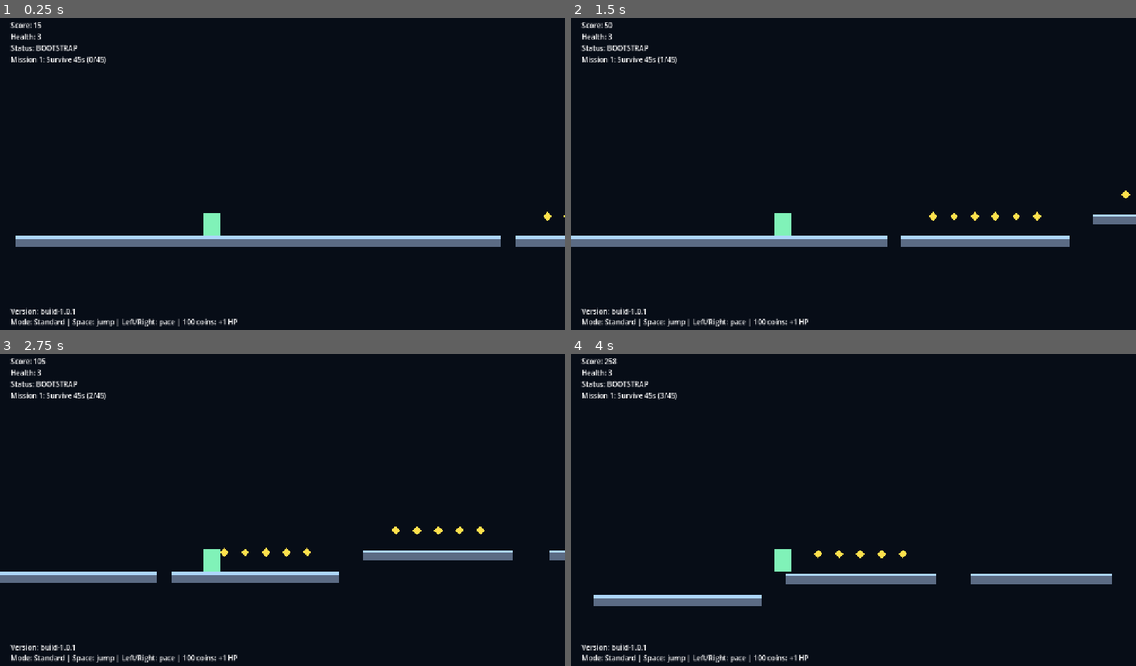
Above: before the commit, frames 1-4 (two rows, left to right).
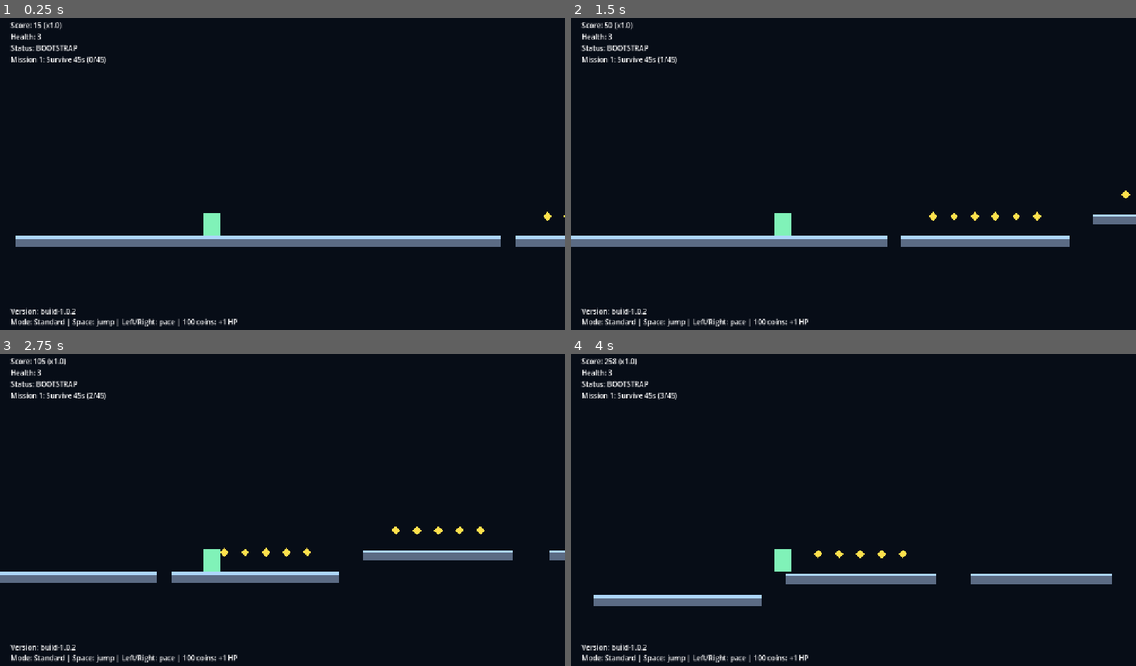
Above: after the commit, the same moments.

Repository: DKE-DEV-33/Endless-Runner-Redux
Game: Godot game, scene res://scenes/Main.tscn
Same seed, same stepped clock (60 frames per second), same inputs: the game is played once before the commit and once after it.
Inputs:
- Up to frame 1 (0.25 s): no input
- Up to frame 2 (1.5 s): tap Enter at 0.5 s; hold Right (ui_right) from 0.53 s (still down); tap Space (jump) at 0.77 s
- Up to frame 3 (2.75 s): tap Space (jump) at 1.52 s; release Right (ui_right) at 2.03 s; hold Left (ui_left) from 2.03 s (still down)
- Up to frame 4 (4 s): release Left (ui_left) at 2.78 s; hold Right (ui_right) from 2.78 s (still down); tap Space (jump) at 3.02, 3.77 s

The runs differ from the first frame. In frame 1, less than 0.1% of the frame differs, in the area x 7-14%, y 1-96%; in frame 2, less than 0.1%; in frame 3, less than 0.1%, in the area x 8-14%, y 1-96%; in frame 4, less than 0.1%.

Commit message:
Rebalance pickup rates, stabilize alt-route spawning, and add pace score multiplier

Diff:
--- a/scenes/Main.tscn
+++ b/scenes/Main.tscn
@@ -69,7 +69,7 @@
 offset_top = 666.0
 offset_right = 500.0
 offset_bottom = 694.0
-text = "Version: build-1.0.1"
+text = "Version: build-1.0.2"
 
 [node name="PauseLayer" type="CanvasLayer" parent="."]
 
--- a/scripts/main.gd
+++ b/scripts/main.gd
@@ -1,5 +1,5 @@
 extends Node2D
-const BUILD_VERSION: String = "build-1.0.1"
+const BUILD_VERSION: String = "build-1.0.2"
 
 const PLATFORM_THICKNESS: float = 24.0
 const PLAYER_AHEAD_SPAWN: float = 1650.0
@@ -21,11 +21,11 @@
 const SECTION_LENGTH: float = 2300.0
 const ALT_ROUTE_VERTICAL_GAP_MIN: float = 104.0
 const ALT_ROUTE_EXTRA_LIFT: float = 88.0
-const ALT_ROUTE_MIN_WIDTH: float = 300.0
-const ALT_ROUTE_MAX_WIDTH: float = 460.0
-const SPEED_PICKUP_CHANCE: float = 0.07
-const SPEED_PICKUP_MAX_CHANCE: float = 0.18
-const SPEED_PICKUP_PITY_SEGMENTS: int = 10
+const ALT_ROUTE_MIN_WIDTH: float = 220.0
+const ALT_ROUTE_MAX_WIDTH: float = 340.0
+const SPEED_PICKUP_CHANCE: float = 0.025
+const SPEED_PICKUP_MAX_CHANCE: float = 0.085
+const SPEED_PICKUP_PITY_SEGMENTS: int = 18
 const HAZARD_HIT_COOLDOWN: float = 0.45
 const SETTINGS_FILE: String = "user://settings.cfg"
 const HEALTH_PICKUP_PITY_DANGER_ROUTES: int = 5
@@ -132,7 +132,7 @@
 	_update_section_progression()
 
 	distance_score = int(player.global_position.x / 12.0)
-	score_label.text = "Score: %d" % _current_score()
+	score_label.text = "Score: %d (x%.1f)" % [_current_score(), _speed_multiplier()]
 
 	if _bootstrap_active():
 		status_label.text = "Status: BOOTSTRAP"
@@ -187,7 +187,7 @@
 	_place_hazards(next_spawn_x, y, segment_len, lane)
 	routes_since_speed_pickup += 1
 	var speed_spawned: bool = _maybe_place_speed_pickup(next_spawn_x, y, segment_len, lane)
-	if not speed_spawned and routes_since_speed_pickup >= SPEED_PICKUP_PITY_SEGMENTS and player.get_pace_level() >= 2:
+	if not speed_spawned and routes_since_speed_pickup >= SPEED_PICKUP_PITY_SEGMENTS and player.get_pace_level() >= 4:
 		_maybe_place_speed_pickup(next_spawn_x, y, segment_len, lane, 1.0)
 	_maybe_spawn_alt_route(next_spawn_x, segment_len, lane)
 
@@ -312,11 +312,11 @@
 	return true
 
 func _maybe_spawn_alt_route(x: float, width: float, lane: int) -> void:
-	if rng.randf() > 0.40:
-		return
-	var alt_width: float = clampf(width * rng.randf_range(0.70, 1.00), ALT_ROUTE_MIN_WIDTH, ALT_ROUTE_MAX_WIDTH)
+	if rng.randf() > 0.33:
+		return
+	var alt_width: float = clampf(width * rng.randf_range(0.52, 0.78), ALT_ROUTE_MIN_WIDTH, ALT_ROUTE_MAX_WIDTH)
 	var min_start: float = x + 70.0
-	var max_start: float = x + width - alt_width - 45.0
+	var max_start: float = x + width - alt_width - 28.0
 	if max_start <= min_start:
 		return
 	var alt_x: float = rng.randf_range(min_start, max_start)
@@ -648,7 +648,10 @@
 	return clampf(chance, 0.04, 0.90)
 
 func _current_score() -> int:
-	return distance_score + bonus_score
+	return int(float(distance_score) * _speed_multiplier()) + bonus_score
+
+func _speed_multiplier() -> float:
+	return 1.0 + (float(player.get_pace_level()) * 0.1)
 
 func _end_run_and_return_to_menu() -> void:
 	var run_score: int = _current_score()
